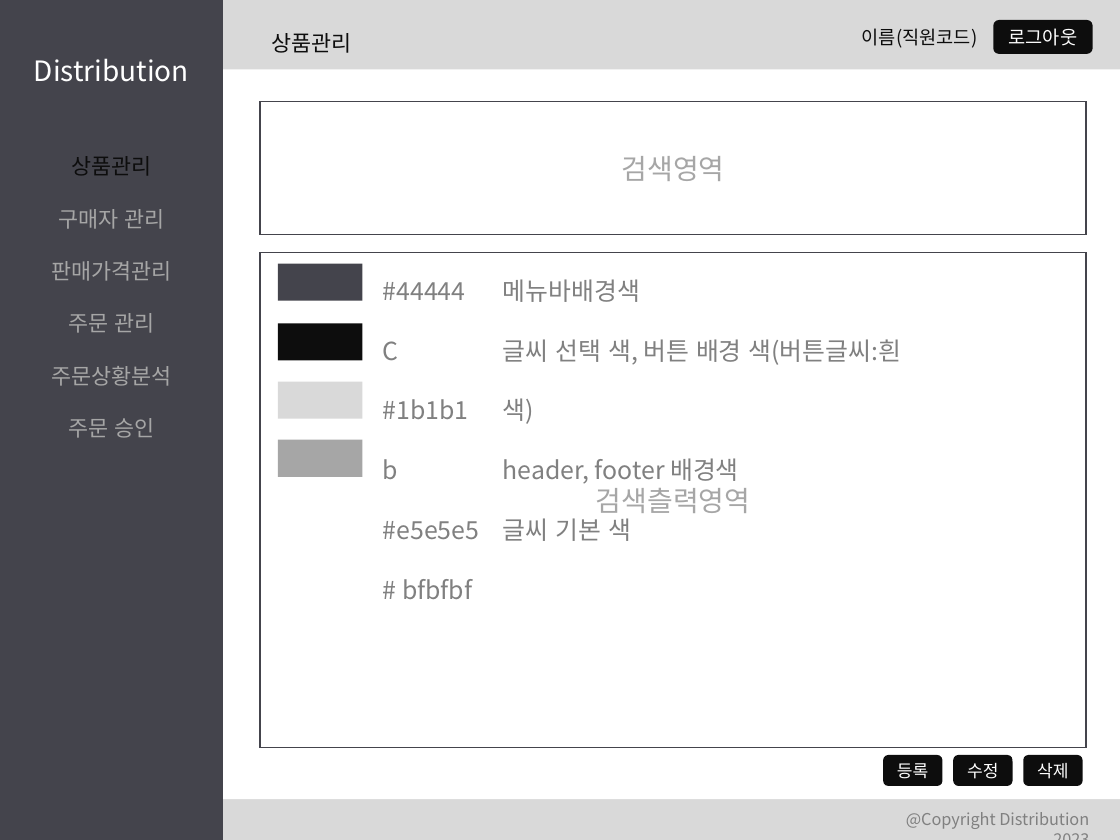
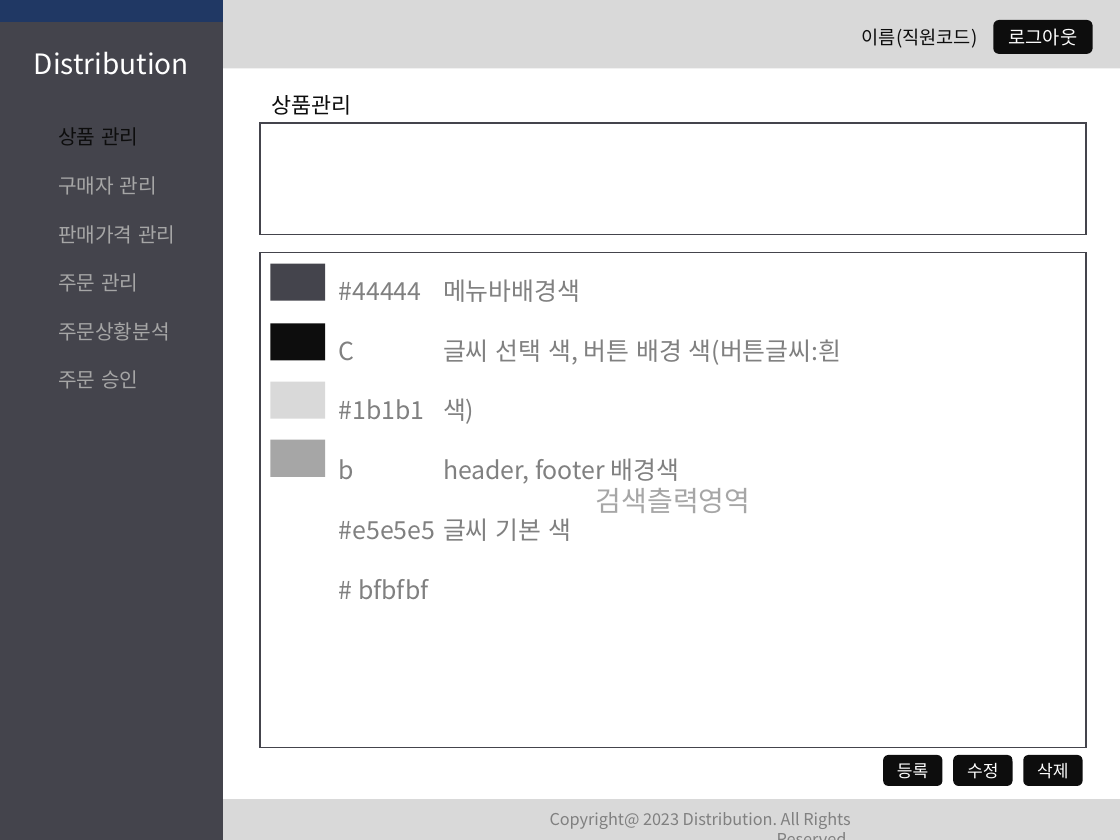
Before and after one commit to Peh9397/Distribution, a slide deck: slide 13 of Distribution.pptx. Drawn at 1120x840 pixels with LibreOffice and Linux fonts; fonts in the diff are those of the drawing. Boxes give left, top, right and bottom in pixels: in the first picture for what was removed or moved away, otherwise in the second. Text is boxed around its words. In the diff, an @@ line names an element or a change of style, - is before the commit and + after.

Commit message:
발표 ppt 파일 업로드 화면구성, 메뉴트리, 업무흐름도 추가

```diff
--- a/Distribution.pptx
+++ b/Distribution.pptx
@@ rectangle removed at box(0, 0, 1120, 840) @@
@@ rectangle added at box(0, 0, 1120, 68), fill #D9D9D9 @@
@@ rectangle added at box(0, 0, 223, 22), fill #203864 @@
@@ text "Distribution": place and size @@
-text "Distribution" at box(34, 58, 189, 82)
+text "Distribution" at box(34, 51, 189, 75)
@@ text "Distribution" at box(34, 51, 189, 75): vertical alignment top to middle @@
@@ rectangle removed at box(0, 69, 1120, 800) @@
@@ text removed at box(11, 64, 84, 82) @@
-화면 구성
-메인 페이지
@@ text "상품관리": place and size @@
-text "상품관리" at box(272, 33, 352, 53)
+text "상품관리" at box(272, 95, 352, 115)
@@ text "상품 관리" at box(58, 127, 175, 389): vertical alignment top to middle @@
@@ text "상품 관리": place and size @@
-text "상품 관리" at box(51, 156, 171, 438)
+text "상품 관리" at box(58, 127, 175, 389)
@@ rectangle removed at box(260, 102, 1085, 235) @@
-검색영역
@@ text at box(58, 127, 138, 145): text changed; size 14 to 13 pt @@
-상품관리
+상품 관리
@@ rectangle added at box(260, 123, 1085, 234), fill #FFFFFF, outline #44444C 1 pt @@
@@ text at box(58, 176, 169, 389): size 14 to 13 pt in "구매자 관리", "주문 관리", "주문상황분석", "주문 승인"; alignment centre to left @@
@@ text at box(58, 225, 175, 244): text changed; size 14 to 13 pt @@
-판매가격관리
+판매가격 관리
@@ rectangle: place and size @@
-rectangle at box(278, 263, 363, 300)
+rectangle at box(270, 263, 325, 300)
@@ text "#44444C": place and size @@
-text "#44444C" at box(383, 521, 479, 599)
+text "#44444C" at box(339, 521, 435, 599)
@@ text "메뉴바배경색": place and size @@
-text "메뉴바배경색" at box(503, 279, 901, 541)
+text "메뉴바배경색" at box(443, 279, 841, 541)
@@ rectangle: place and size @@
-rectangle at box(278, 324, 363, 361)
+rectangle at box(270, 324, 325, 361)
@@ rectangle: place and size @@
-rectangle at box(278, 382, 363, 419)
+rectangle at box(270, 382, 325, 419)
@@ rectangle: place and size @@
-rectangle at box(278, 440, 363, 477)
+rectangle at box(270, 440, 325, 477)
@@ rectangle added at box(0, 800, 1120, 840), fill #D9D9D9 @@
@@ text at box(550, 812, 850, 829): text changed @@
-@Copyright Distribution 2023
+Copyright@ 2023 Distribution. All Rights Reserved.
```
Also in this commit, not shown: 14 other slides changed, 6 slides added.
